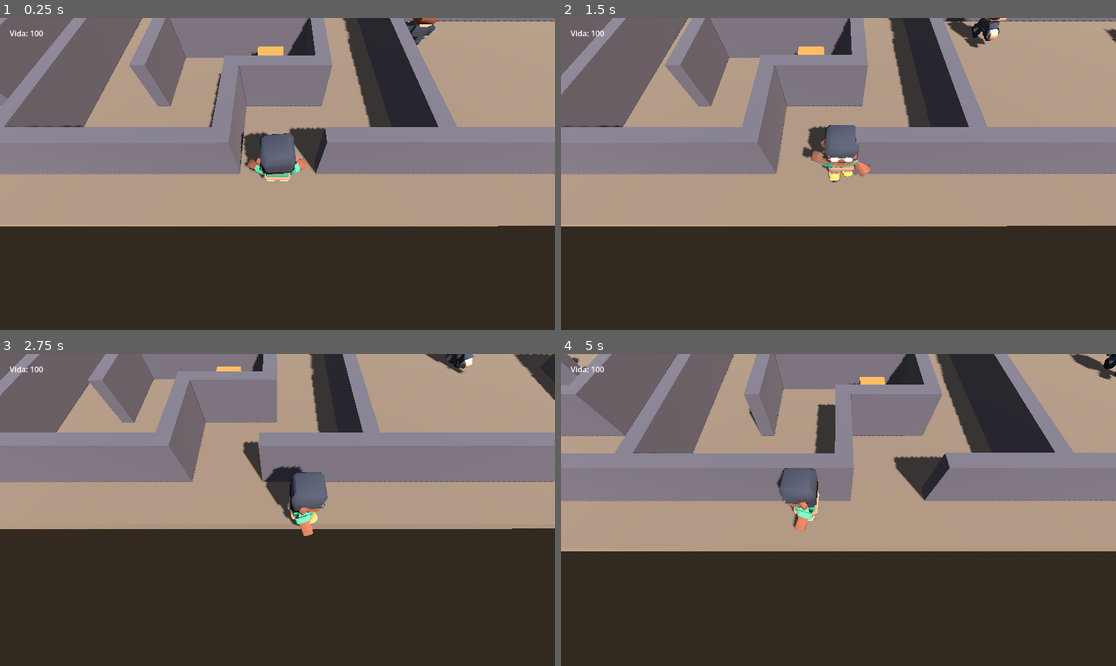
Above: before the commit, frames 1-4 (two rows, left to right).
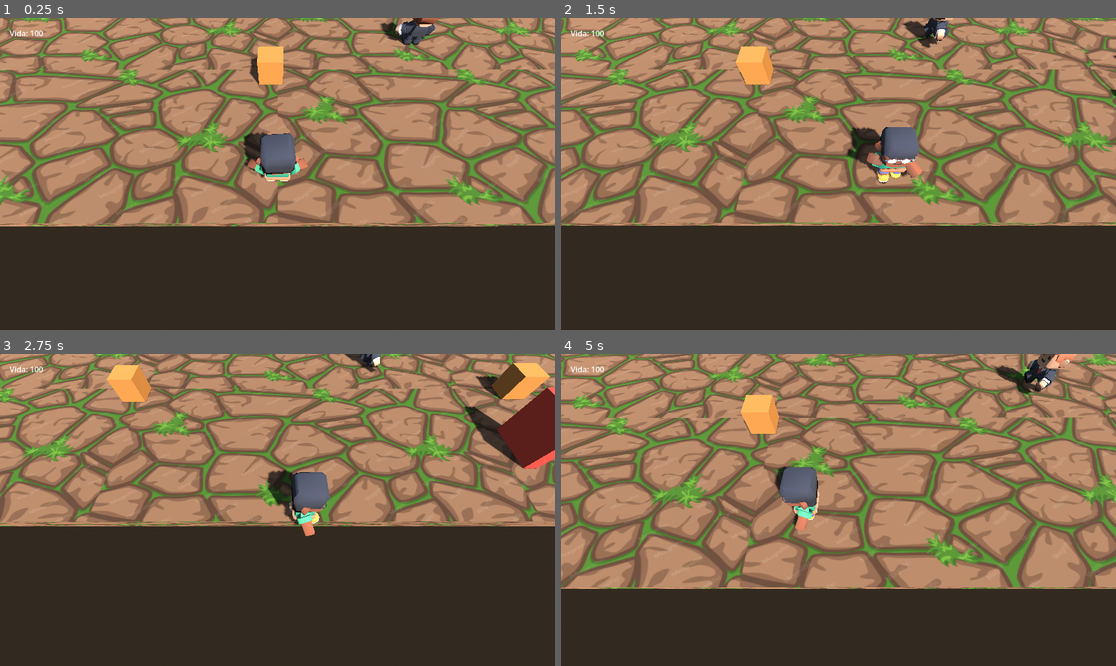
Above: after the commit, the same moments.

Repository: Carola-caicedo/Survivor-Maze-Puzzle
Game: Godot game, scene res://main.tscn
Two runs of this game, one before a commit and one after it. Both use one fixed random seed, a clock stepped at 60 frames per second and the inputs below.
Inputs:
- Up to frame 1 (0.25 s): no input
- Up to frame 2 (1.5 s): hold D (move_right) 0.53-1.28 s; hold Shift (correr) 0.53-1.28 s; hold S (move_down) from 1.28 s (still down); tap Space (espada) at 1.35 s
- Up to frame 3 (2.75 s): release S (move_down) at 2.03 s; hold D (move_right) from 2.03 s (still down); tap E (interactuar) at 2.1 s
- Up to frame 4 (5 s): release D (move_right) at 2.78 s; hold W (move_up) 2.78-3.53 s; tap F at 2.85 s; hold Shift (correr) 3.53-4.28 s; hold A (move_left) from 3.53 s (still down); tap Space (espada) at 4.35 s

The runs differ from the first frame. In frame 1, 62% of the frame differs, in the area x 0-100%, y 0-67%; in frame 2, 64%; in frame 3, 53%; in frame 4, 72%, in the area x 0-100%, y 0-76%.

Commit message:
style: diseño del laberinto con la textura del  piso y muros

Diff:
--- a/laberinto.tscn
+++ b/laberinto.tscn
@@ -1,5 +1,6 @@
 [gd_scene format=3 uid="uid://7cir24paxtfm"]
 
+[ext_resource type="Texture2D" uid="uid://bnvvjj76byaaw" path="res://personaje/Textures/texturaPiso.png" id="1_lkn2i"]
 [ext_resource type="PackedScene" uid="uid://dd8fgqa4gx" path="res://muro.tscn" id="1_muro"]
 
 [sub_resource type="BoxShape3D" id="shape_piso"]
@@ -12,6 +13,10 @@
 material = SubResource("mat_piso")
 size = Vector3(49, 0.4, 34)
 
+[sub_resource type="StandardMaterial3D" id="StandardMaterial3D_b14a1"]
+albedo_texture = ExtResource("1_lkn2i")
+uv1_scale = Vector3(10, 10, 10)
+
 [node name="Laberinto" type="Node3D" unique_id=1746071510]
 
 [node name="Piso" type="StaticBody3D" parent="." unique_id=320178104]
@@ -23,6 +28,7 @@
 [node name="Malla" type="MeshInstance3D" parent="Piso" unique_id=1715264731]
 transform = Transform3D(1, 0, 0, 0, 1, 0, 0, 0, 1, 0, -0.2, 0.11605835)
 mesh = SubResource("mesh_piso")
+surface_material_override/0 = SubResource("StandardMaterial3D_b14a1")
 
 [node name="Muros" type="Node3D" parent="." unique_id=1064888397]
 
--- a/muro.tscn
+++ b/muro.tscn
@@ -1,4 +1,6 @@
 [gd_scene format=3 uid="uid://dd8fgqa4gx"]
+
+[ext_resource type="Texture2D" uid="uid://suxslckd8fph" path="res://personaje/Textures/Captura de pantalla 2026-11-13 193712.png" id="1_beu6c"]
 
 [sub_resource type="GDScript" id="GDScript_1in30"]
 script/source = "@tool
@@ -39,20 +41,22 @@
 
 [sub_resource type="StandardMaterial3D" id="mat_muro"]
 albedo_color = Color(0.42, 0.38, 0.4, 1)
+albedo_texture = ExtResource("1_beu6c")
 roughness = 0.95
+uv2_scale = Vector3(-10, -10, -10)
 
-[sub_resource type="BoxMesh" id="BoxMesh_1in30"]
+[sub_resource type="BoxMesh" id="BoxMesh_beu6c"]
 material = SubResource("mat_muro")
 size = Vector3(2, 3.5, 0.5)
 
-[sub_resource type="BoxShape3D" id="BoxShape3D_beu6c"]
+[sub_resource type="BoxShape3D" id="BoxShape3D_rm5wr"]
 size = Vector3(2, 3.5, 0.5)
 
 [node name="Muro" type="StaticBody3D" unique_id=726964]
 script = SubResource("GDScript_1in30")
 
 [node name="Malla" type="MeshInstance3D" parent="." unique_id=1319478270]
-mesh = SubResource("BoxMesh_1in30")
+mesh = SubResource("BoxMesh_beu6c")
 
 [node name="Colision" type="CollisionShape3D" parent="." unique_id=1067932832]
-shape = SubResource("BoxShape3D_beu6c")
+shape = SubResource("BoxShape3D_rm5wr")
Binary file added: personaje/Textures/texturaMuro.png
Binary file added: personaje/Textures/texturaPiso.png
